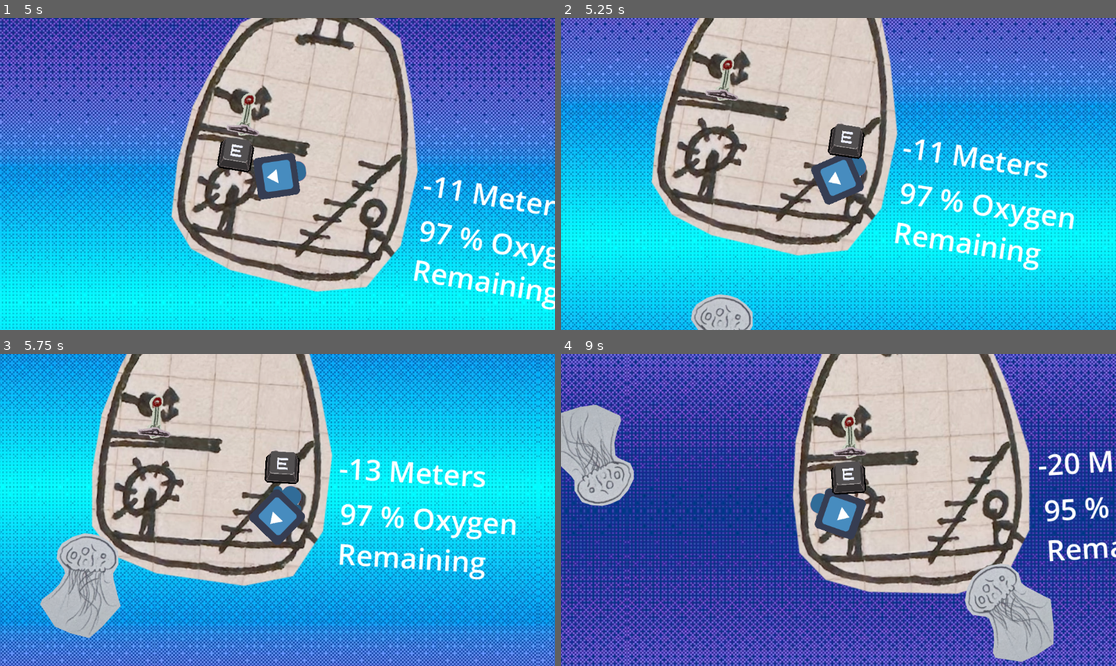
Above: before the commit, frames 1-4 (two rows, left to right).
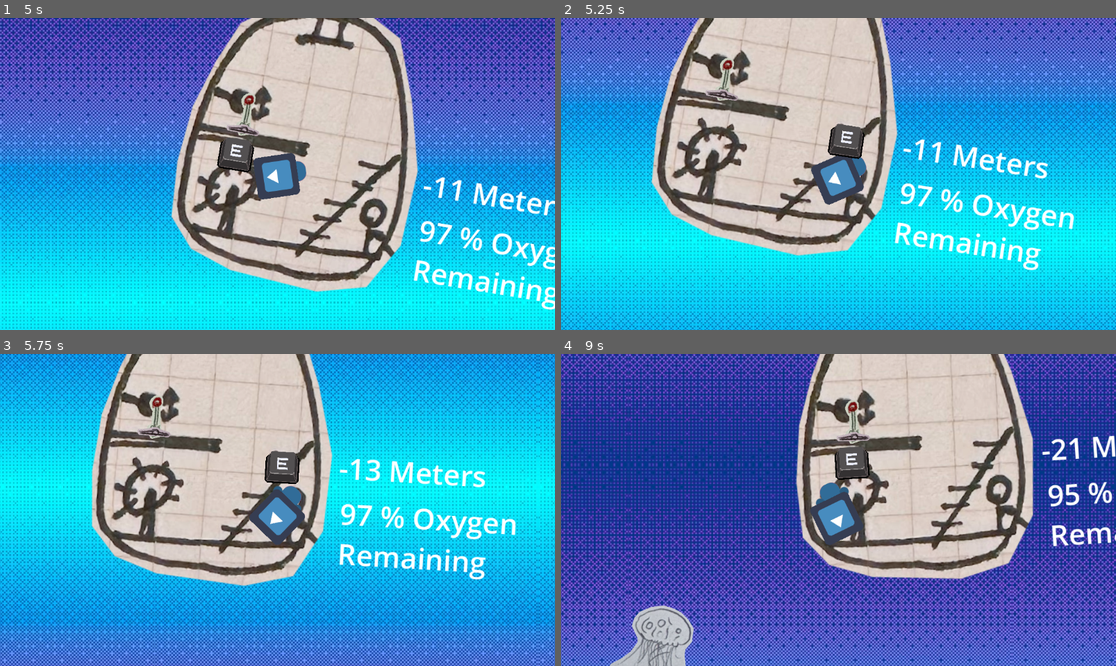
Above: after the commit, the same moments.

Repository: calzila/GGJ_2025
Game: Godot game, scene res://Overworld.tscn
Two runs of this game, one before a commit and one after it. Both use one fixed random seed, a clock stepped at 60 frames per second and the inputs below. The engine's default icon, where the game draws it, is replaced by a stand-in: a white triangle on a blue panel in a dark square.
Inputs:
- Up to frame 1 (5 s): tap Enter (ui_accept) at 0.5, 0.77, 1.52, 3.02, 3.77, 4.52 s; hold D (move_right) 0.53-2.03 s; tap E (Grab) every 0.75 s from 0.6 to 4.35 s; hold A (move_left) 2.03-4.28 s; hold D (move_right) from 4.28 s (still down)
- Up to frame 2 (5.25 s): keep holding D (move_right); tap E (Grab) at 5.1 s
- Up to frame 3 (5.75 s): keep holding D (move_right)
- Up to frame 4 (9 s): tap E (Grab) every 0.75 s from 5.85 to 8.85 s; tap Enter (ui_accept) at 6.02, 6.77, 7.52 s; release D (move_right) at 8.03 s; hold A (move_left) from 8.03 s (still down)

Frame 1 is identical in both runs. In frame 2, 1.1% of the frame differs, in the area x 23-35%, y 88-100%; in frame 3, 3.3%; in frame 4, 64%, in the area x 0-100%, y 0-100%.
Error in both runs: Invalid assignment of property or key 'playerIsHolding' with value of type 'bool' on a base object of type 'Nil'. (res://grabber.gd:35)

Commit message:
Making the fish spawn more randomly

Diff:
--- a/TheSub.tscn
+++ b/TheSub.tscn
@@ -119,6 +119,7 @@
 position = Vector2(0, 2000)
 
 [node name="Sprite2D" type="Sprite2D" parent="FishSpawner_Pivot/FishSpawner_Point"]
+visible = false
 z_index = 6
 scale = Vector2(0.64, 0.64)
 texture = ExtResource("7_oj24b")
--- a/the_sub.gd
+++ b/the_sub.gd
@@ -73,7 +73,7 @@
 	var fishInstance = newFish.instantiate()
 	add_child(fishInstance)
 	fishInstance.global_position = $FishSpawner_Pivot/FishSpawner_Point.global_position
-	$TimerFishSpawn.start(0.25)
+	$TimerFishSpawn.start(randf_range(0.5,4))
 	pass
 
 
